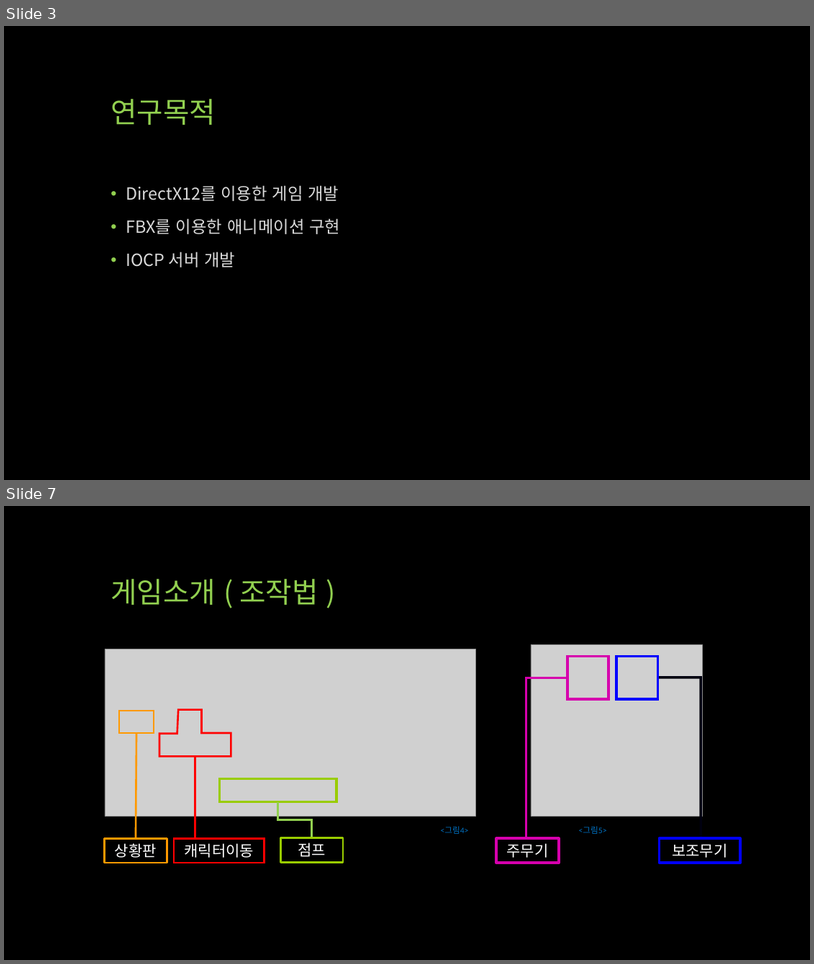
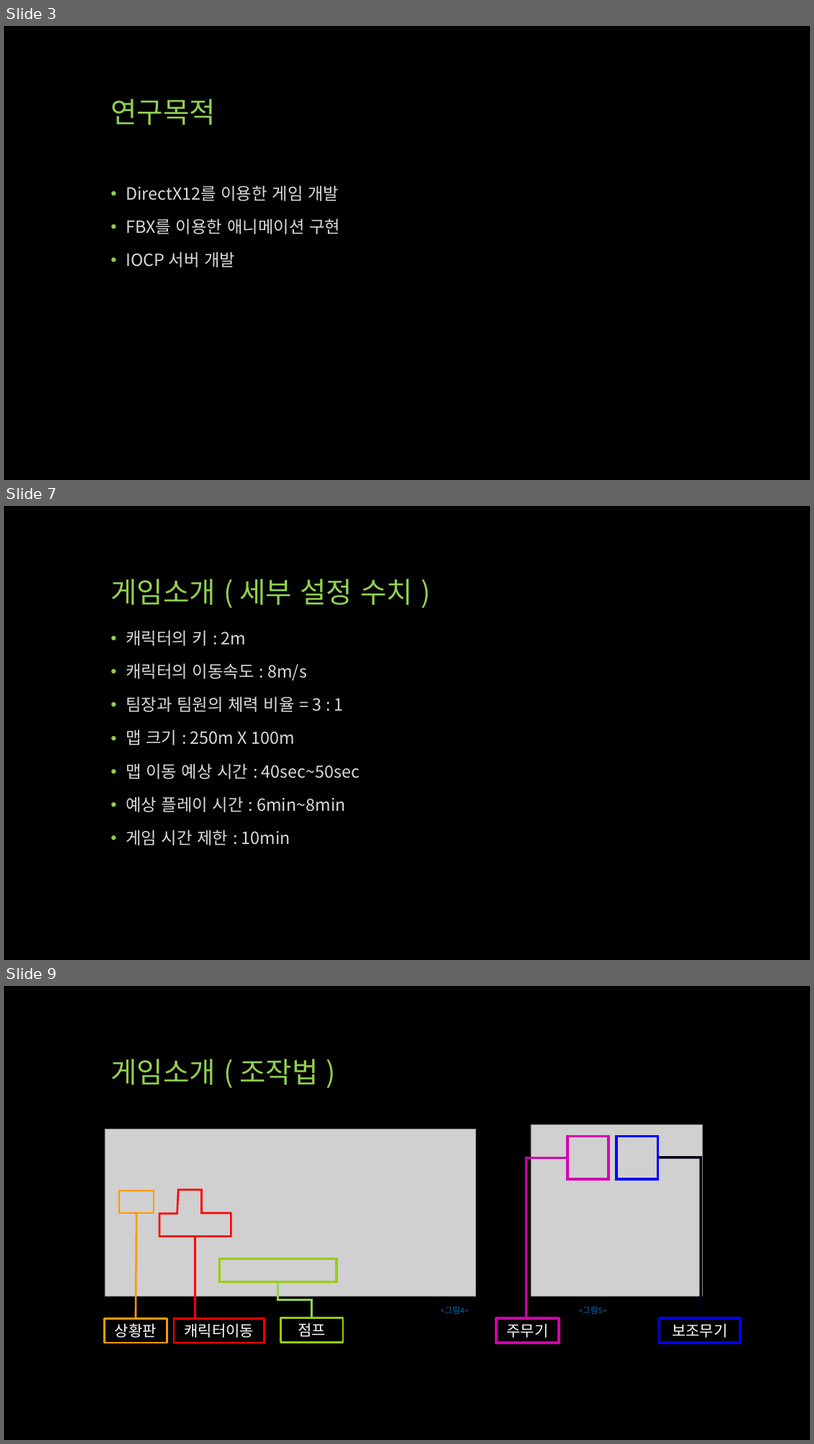
Before and after one commit to qwert830/SP, a slide deck: 기획/UTB (Unknown Team Battle).pptx. Shown one above the other, each under a label of ours: slides 3 and 7 before the commit, slides 3, 7 and 9 after it; the slides between them are not shown. The pictures are 814x964 and 814x1444 pixels, drawn with LibreOffice and Linux fonts; fonts in the diff are those of the drawing; grey boxes stand for pictures. Boxes give left, top, right and bottom in pixels: in the first picture for what was removed or moved away, otherwise in the second. Text is boxed around its words. In the diff, an @@ line names an element or a change of style, - is before the commit and + after.

```diff
--- a/기획/UTB (Unknown Team Battle).pptx
+++ b/기획/UTB (Unknown Team Battle).pptx
@@ slide 7 added at [4,506,810,960], background #000000 @@
@@ title added at [111,579,413,605], 34 pt, text #92D050 @@
+게임소개 ( 세부 설정 수치 )
@@ text added at [126,630,360,845], 20 pt, text #D9D9D9 @@
+• 캐릭터의 키 : 2m
+• 캐릭터의 이동속도 : 8m/s
+• 팀장과 팀원의 체력 비율 = 3 : 1
+• 맵 크기 : 250m X 100m
+• 맵 이동 예상 시간 : 40sec~50sec
+• 예상 플레이 시간 : 6min~8min
+• 게임 시간 제한 : 10min
@@ what was slide 7 is now slide 9 @@
```
Also in this commit, not shown: 6 slides changed, 2 other slides added, 2 slides removed, 36 other files.
